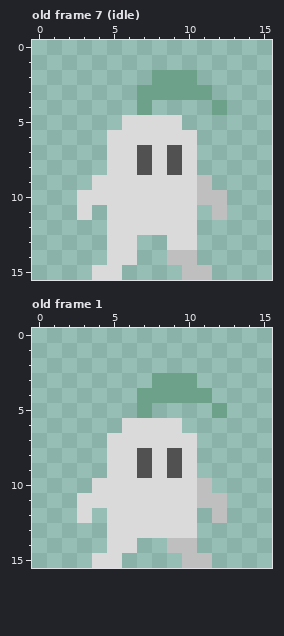
One commit to this pixel-art file: Aseprite/Characters/Kodama_16_16.aseprite. The picture above is the old version.
16x16 pixels, 8 frames. Shown: old frame 7 (idle), old frame 1. The commit also changed other frames, which this record leaves out.
And afterwards:
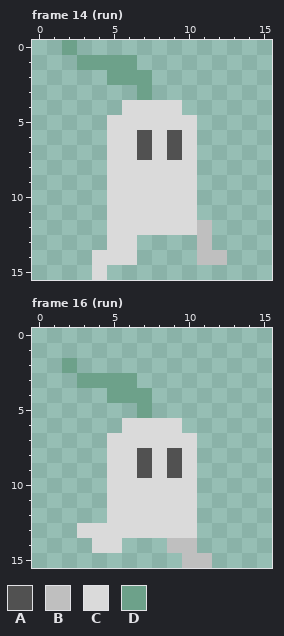
Palette (. is transparent): A #515151  B #bfbfbf  C #dadada  D #6da18a
A new or re-ordered frame is compared with the old frame closest to it.
Log entry: starting player run animation
Edits made:
frames 8 -> 21
Changed rows in their new state; - is an unchanged pixel.
Frame 14 (run) is new; against old frame 7 (idle), layer "Layer 3":
first column x 2:
 0 D----------
 1 -DDDD------
 2 ---DDD...--
 3 ------....-
 4 ----CCCC--.
 5 ---C----C--
 6 -----A-A---
 8 -----C-C---
 9 --.------.-
10 -..------..
11 -.--------.
12 ---------B-
13 -------..B-
14 --C----..BB
15 ---.----..-
Frame 16 (run) is new; against old frame 1, layer "Layer 3":
first column x 2:
 2 D----------
 3 -DDDD-...--
 4 ---DD-....-
 5 ----------.
first column x 3:
10 -.------.-
11 ..------..
12 .--------.
13 CC--------
14 -C-.------
15 -..-------
Pixel boxes of the changes (left, top, right, bottom) in both pictures:
changed: (62, 40, 227, 280)
changed: (62, 358, 227, 418)
changed: (77, 478, 227, 568)
